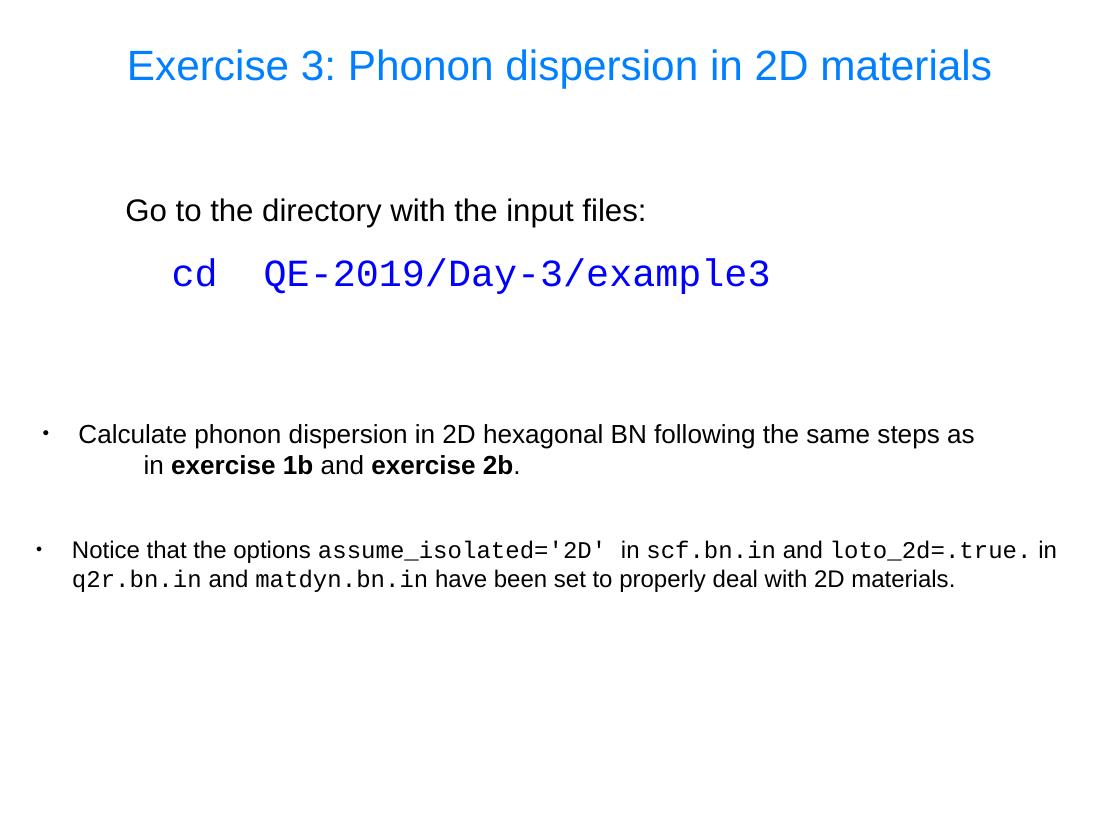
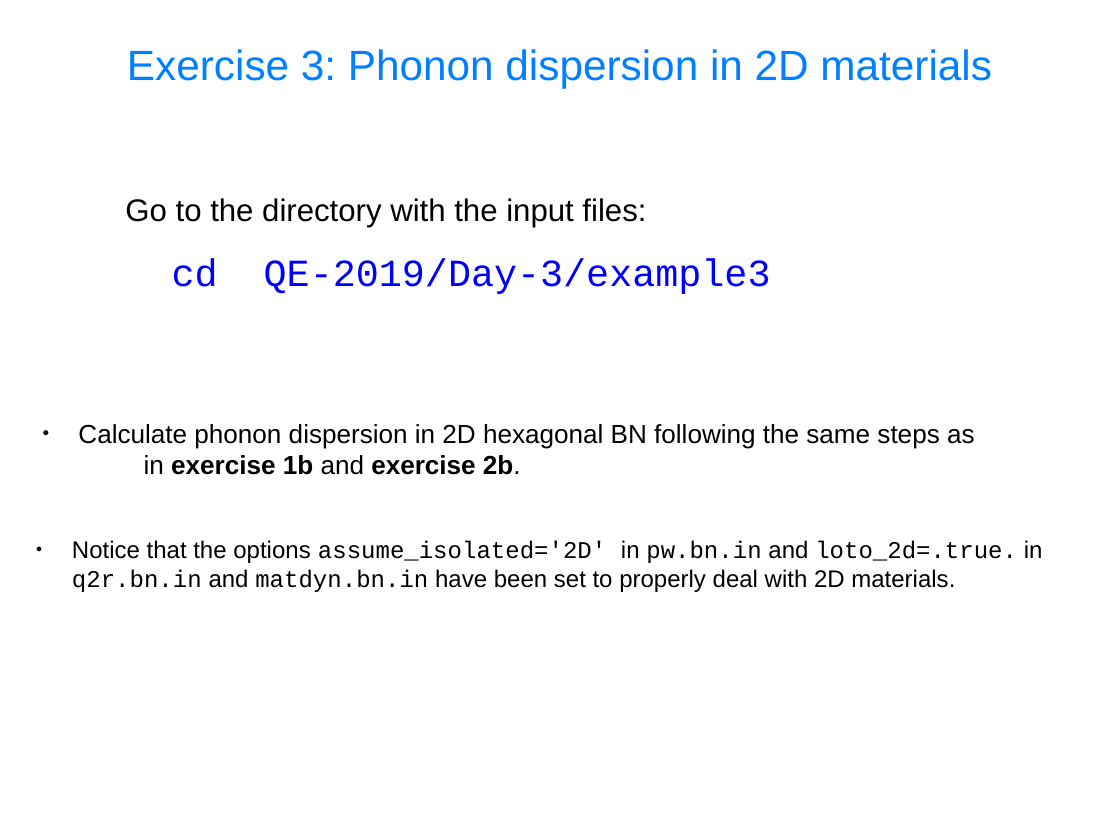
Before and after one commit to aravindhk/QESummerSchool, a slide deck: slide 42 of slides.sources/handson-day3-DFPT.odp. Drawn at 1120x840 pixels with LibreOffice and Linux fonts; fonts in the diff are those of the drawing. Boxes give left, top, right and bottom in pixels: in the first picture for what was removed or moved away, otherwise in the second. Text is boxed around its words. In the diff, an @@ line names an element or a change of style, - is before the commit and + after.

Commit message:
Slides update

```diff
--- a/slides.sources/handson-day3-DFPT.odp
+++ b/slides.sources/handson-day3-DFPT.odp
@@ text at bbox=[72, 540, 1043, 592]: text changed @@
-● Notice that the options assume_isolated='2D' in scf.bn.in and loto_2d=.true. in q2r.bn.in and matdyn.bn.in have been set to properly deal with 2D materials.
+● Notice that the options assume_isolated='2D' in pw.bn.in and loto_2d=.true. in q2r.bn.in and matdyn.bn.in have been set to properly deal with 2D materials.
```
Also in this commit, not shown: 7 other slides changed, 1 other file.
